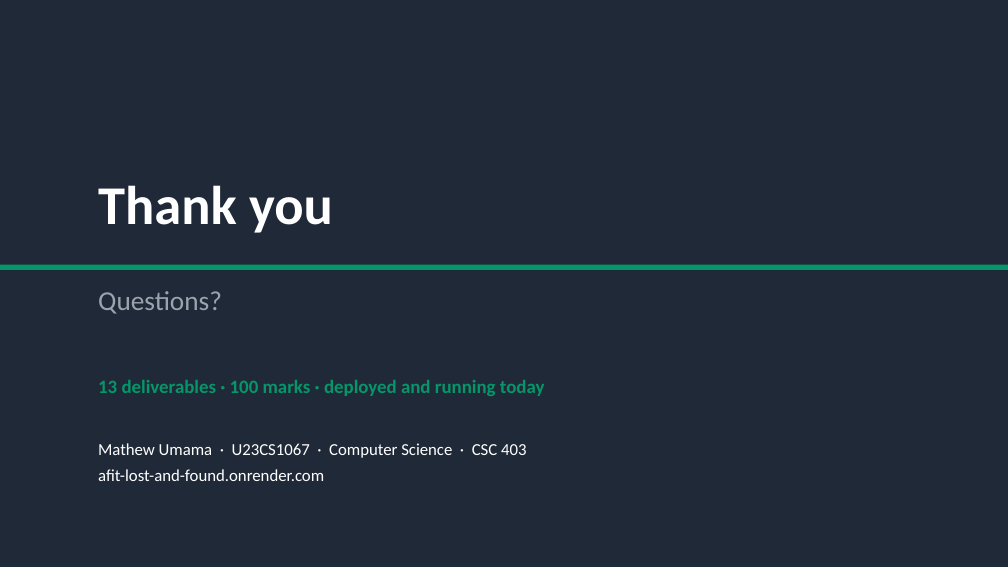
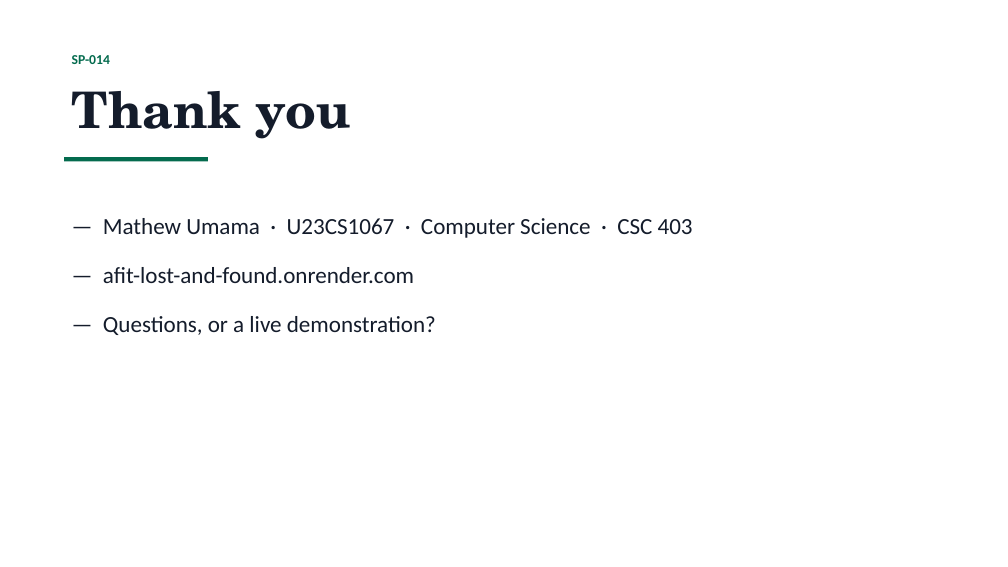
Before and after one commit to 1mathew2/afit-lost-and-found, a slide deck: slide 23 of AFIT_SP014_Presentation_FINAL.pptx (slide 17 before the commit). Drawn at 1008x567 pixels with LibreOffice and Linux fonts; fonts in the diff are those of the drawing. Boxes give left, top, right and bottom in pixels: in the first picture for what was removed or moved away, otherwise in the second. Text is boxed around its words. In the diff, an @@ line names an element or a change of style, - is before the commit and + after.

```diff
--- a/AFIT_SP014_Presentation_FINAL.pptx
+++ b/AFIT_SP014_Presentation_FINAL.pptx
@@ rectangle removed at bbox=[0, 0, 1008, 567] @@
@@ text added at bbox=[72, 55, 110, 64], 13 pt, text #046B4E, bold @@
+SP-014
@@ text "Thank you": place and size @@
-text "Thank you" at bbox=[98, 185, 333, 233]
+text "Thank you" at bbox=[72, 91, 351, 139]
@@ text "Thank you" at bbox=[72, 91, 351, 139]: size 52 to 48 pt, font Calibri to TeX Gyre Schola, text colour #FFFFFF to #141C2B; less space between paragraphs @@
@@ rectangle added at bbox=[64, 157, 208, 162], fill #046B4E @@
@@ text at bbox=[103, 218, 693, 335]: text changed; size 16 to 22 pt; text colour #FFFFFF to #141C2B @@
-Mathew Umama · U23CS1067 · Computer Science · CSC 403
-afit-lost-and-found.onrender.com
+— Mathew Umama · U23CS1067 · Computer Science · CSC 403
+— afit-lost-and-found.onrender.com
+— Questions, or a live demonstration?
@@ rectangle removed at bbox=[0, 265, 1008, 270] @@
@@ text removed at bbox=[98, 291, 222, 314] @@
-Questions?
@@ text removed at bbox=[98, 380, 545, 396] @@
-13 deliverables · 100 marks · deployed and running today
```
Also in this commit, not shown: 3 other slides changed, 19 slides added, 13 slides removed, 1 other file.
